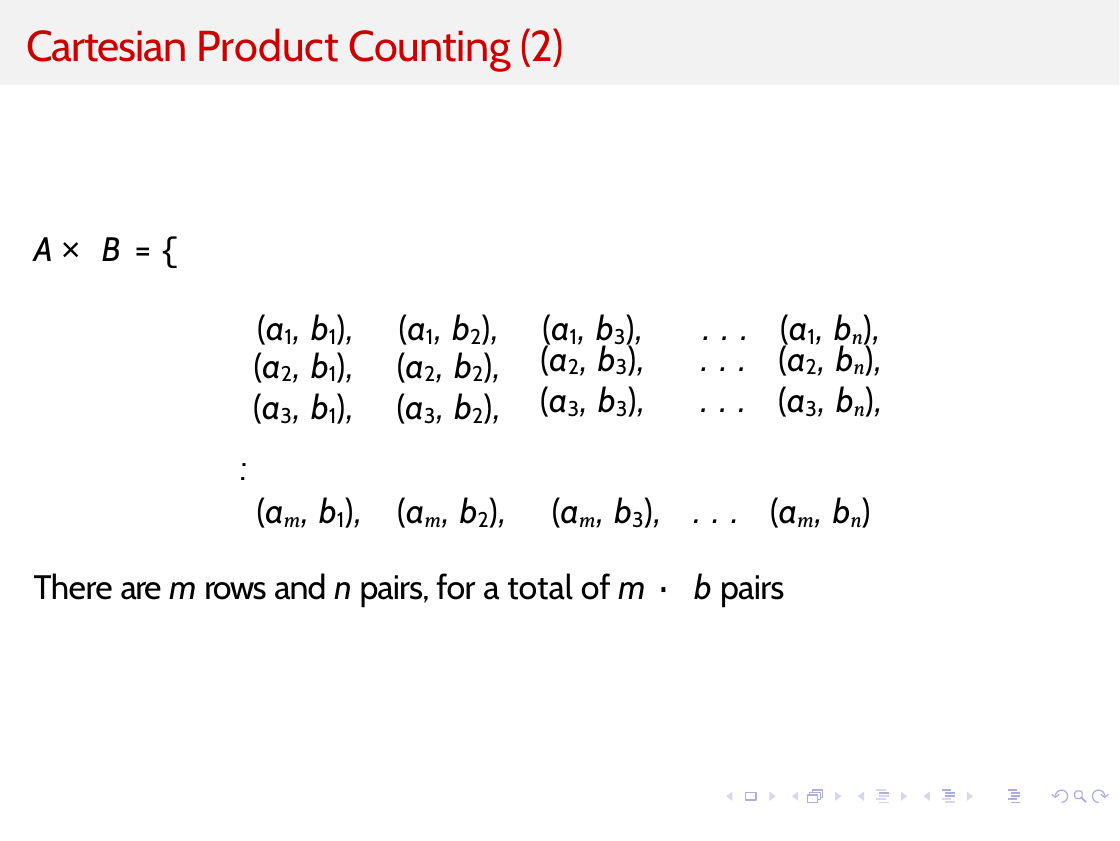
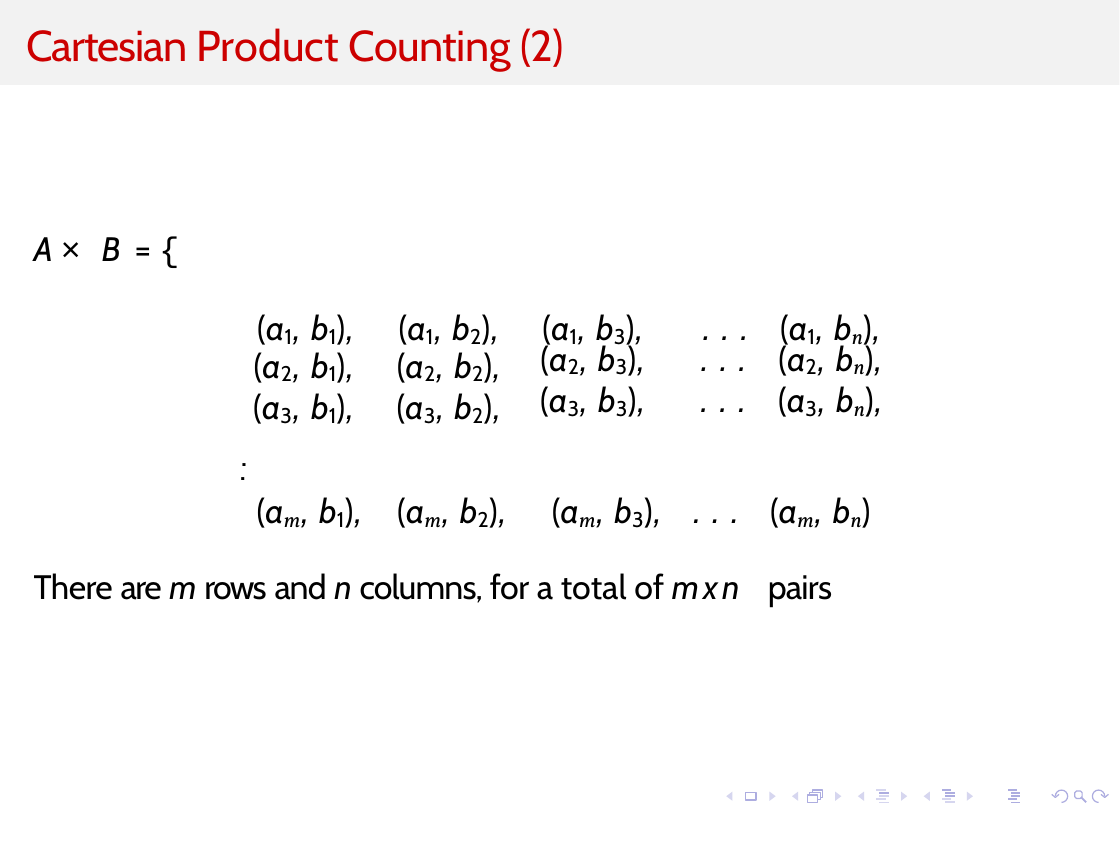
Before and after one commit to kevinsuo/kevinsuo.github.io, a slide deck: slide 6 of teaching/2026Summer/5070/Slides/3.pptx. Drawn at 1120x841 pixels with LibreOffice and Linux fonts; fonts in the diff are those of the drawing. Boxes give left, top, right and bottom in pixels: in the first picture for what was removed or moved away, otherwise in the second. Text is boxed around its words. In the diff, an @@ line names an element or a change of style, - is before the commit and + after.

```diff
--- a/teaching/2026Summer/5070/Slides/3.pptx
+++ b/teaching/2026Summer/5070/Slides/3.pptx
@@ text at [34,573,832,607]: text changed @@
-There are m rows and n pairs, for a total of m · b pairs
+There are m rows and n columns, for a total of m x n pairs
```
Also in this commit, not shown: 7 other slides changed, 2 other files.
